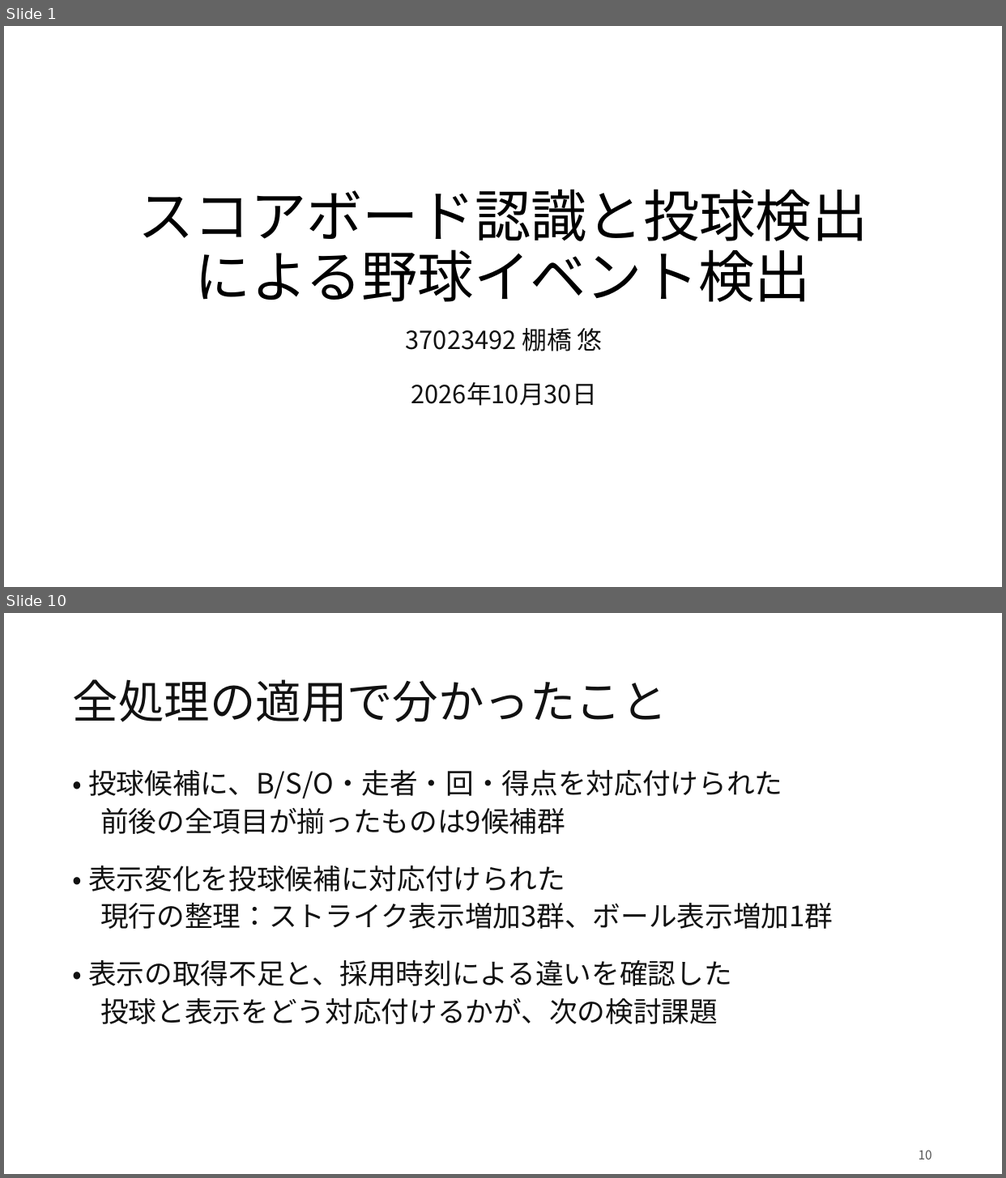
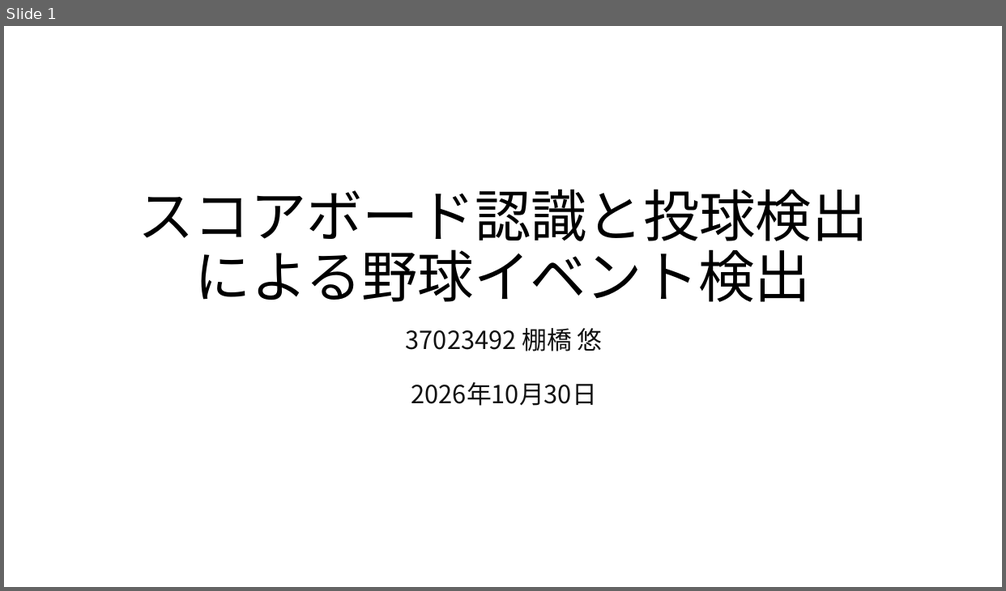
Before and after one commit to Yu-Tanahashi1226/----B-py, a slide deck: presentations/20261030/M棚橋261030.pptx. Shown one above the other, each under a label of ours: slides 1 and 10 before the commit, slide 1 after it; the slides between them are not shown. The pictures are 1006x1178 and 1006x591 pixels, drawn with LibreOffice and Linux fonts; fonts in the diff are those of the drawing. Boxes give left, top, right and bottom in pixels: in the first picture for what was removed or moved away, otherwise in the second. Text is boxed around its words. In the diff, an @@ line names an element or a change of style, - is before the commit and + after.

```diff
--- a/presentations/20261030/M棚橋261030.pptx
+++ b/presentations/20261030/M棚橋261030.pptx
@@ slide 10 removed at <box>4,613,1002,1174</box>, background #FFFFFF @@
@@ title removed at <box>73,679,667,722</box> @@
-全処理の適用で分かったこと
@@ text removed at <box>88,770,833,1024</box> @@
-• 投球候補に、B/S/O・走者・回・得点を対応付けられた
-前後の全項目が揃ったものは9候補群
-• 表示変化を投球候補に対応付けられた
-現行の整理：ストライク表示増加3群、ボール表示増加1群
-• 表示の取得不足と、採用時刻による違いを確認した
-投球と表示をどう対応付けるかが、次の検討課題
@@ text removed at <box>918,1150,932,1160</box> @@
-10
```
Also in this commit, not shown: 11 slides changed, 1 slide added, 9 other files.
